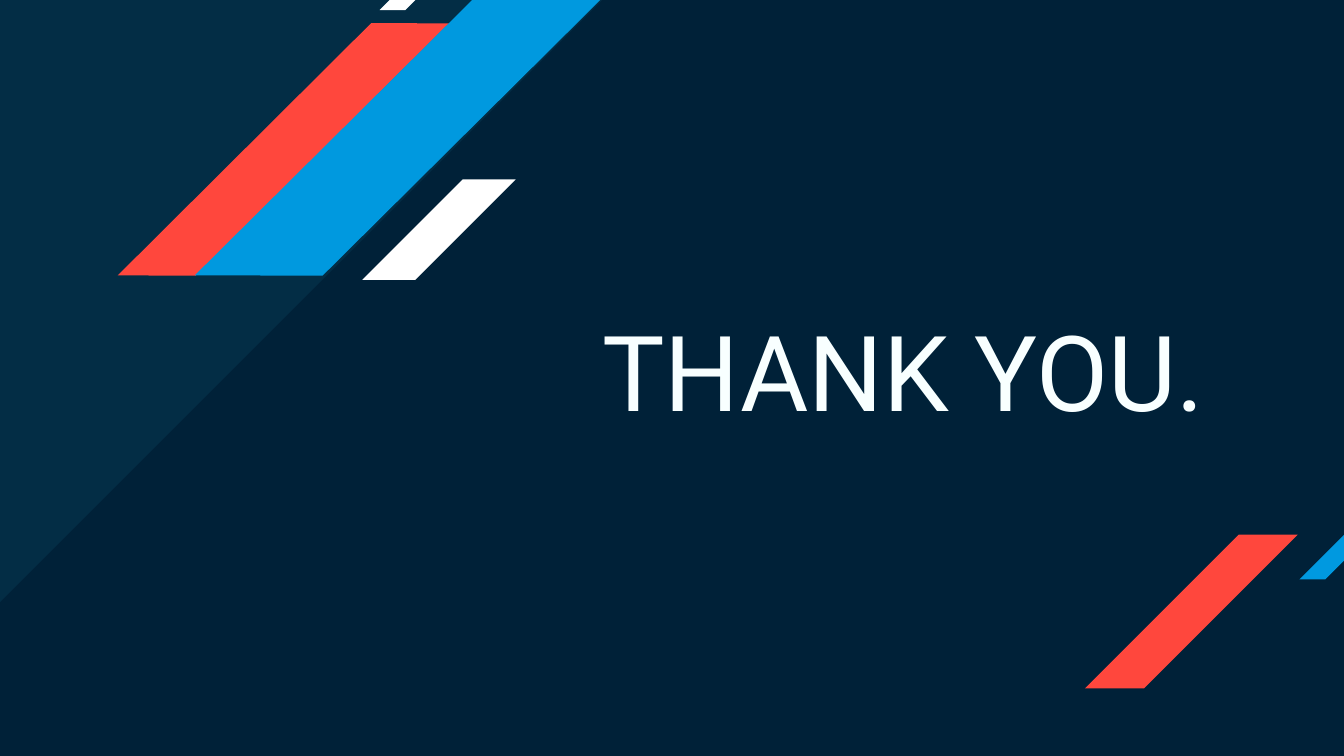
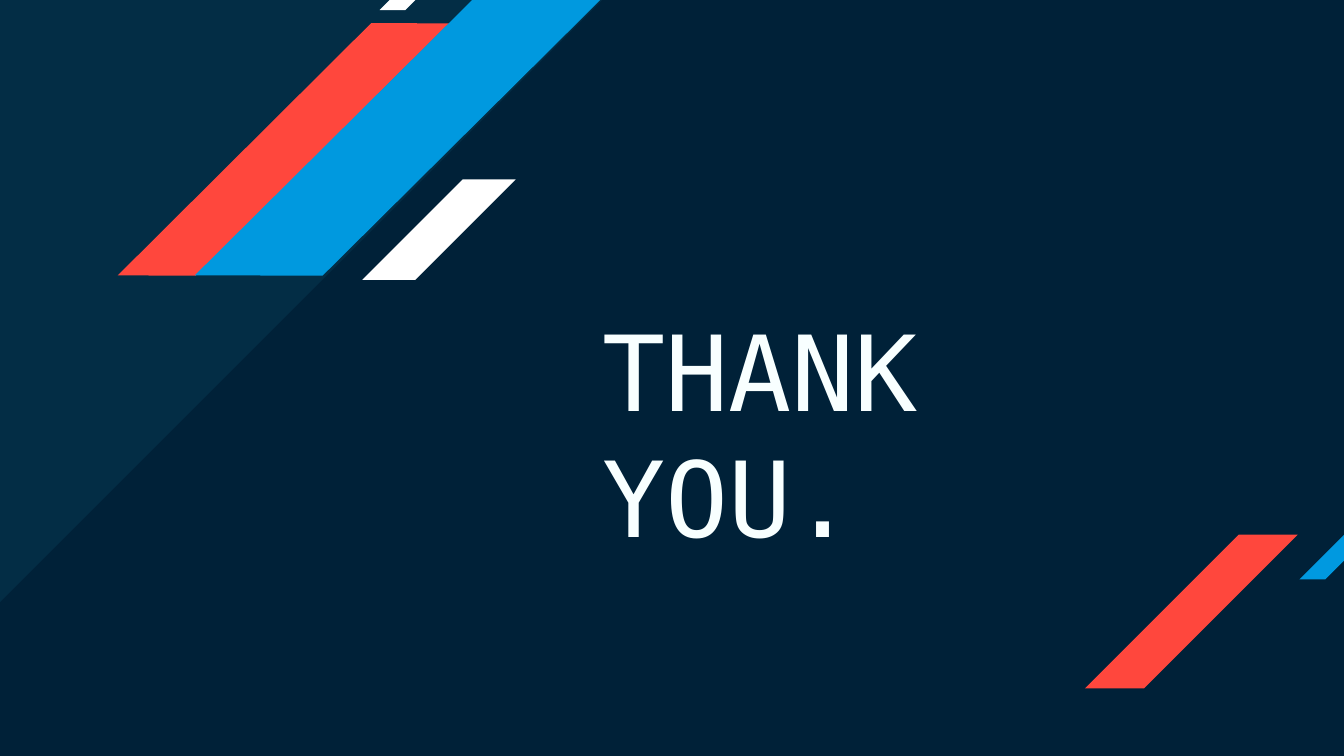
Before and after one commit to T3xtifyai/introduction-victor-onoja, a slide deck: slide 9 of 01-VICTOR_ODOH.pptx. Drawn at 1344x756 pixels with LibreOffice and Linux fonts; fonts in the diff are those of the drawing. Boxes give left, top, right and bottom in pixels: in the first picture for what was removed or moved away, otherwise in the second. Text is boxed around its words. In the diff, an @@ line names an element or a change of style, - is before the commit and + after.

```diff
--- a/01-VICTOR_ODOH.pptx
+++ b/01-VICTOR_ODOH.pptx
@@ title "THANK YOU." at (602,334,918,539): font Roboto to DejaVu Sans Mono @@
```
Also in this commit, not shown: 8 other slides changed.
